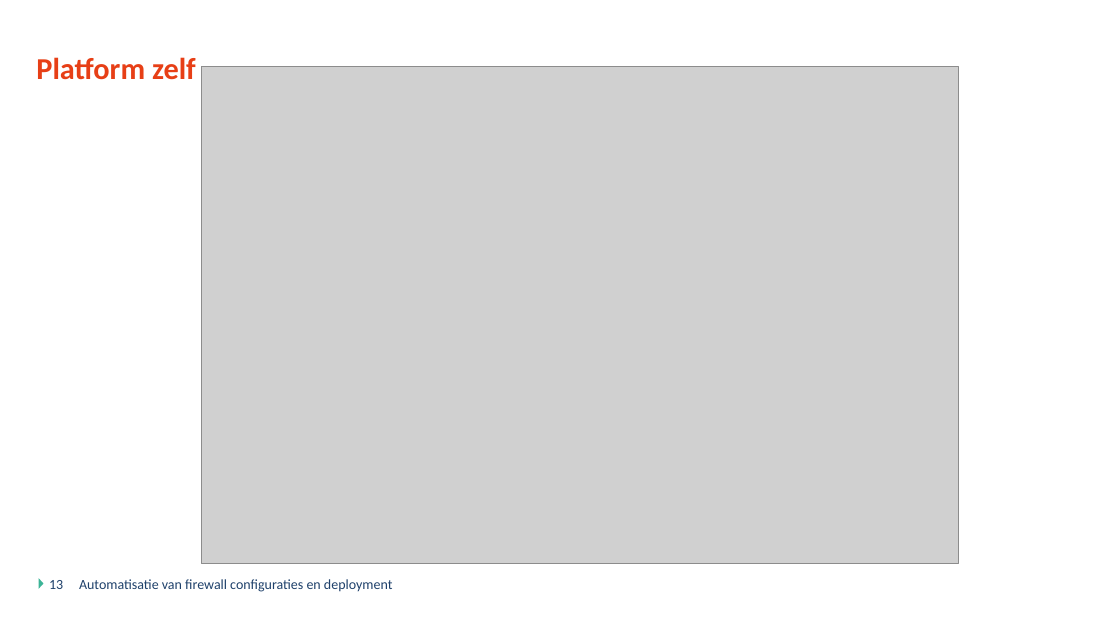
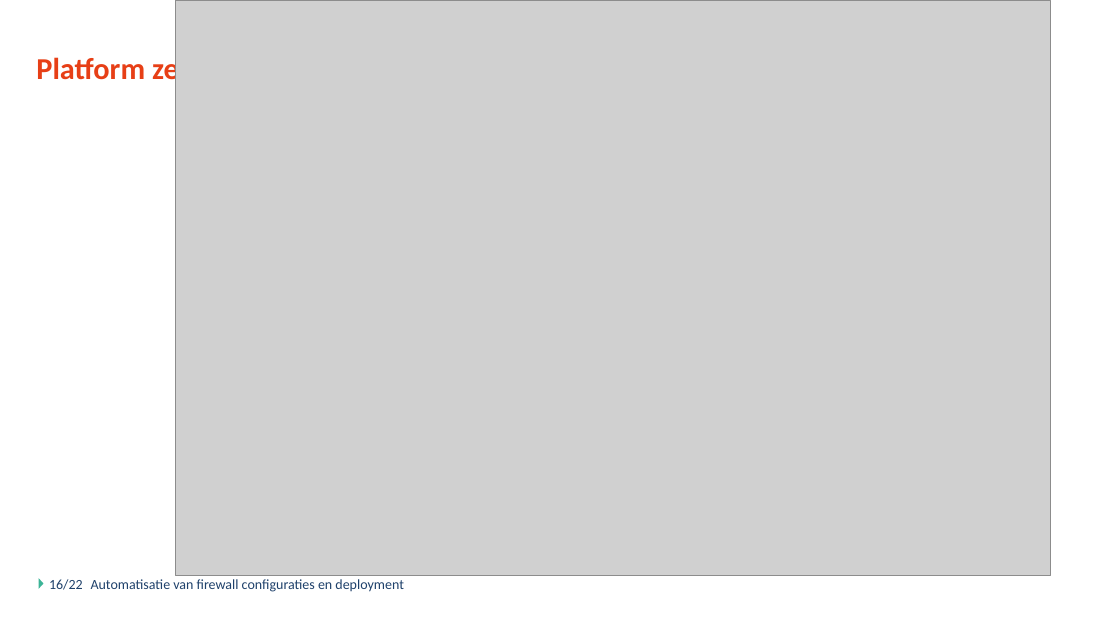
Before and after one commit to GerritVanMol/FirewallDeploymentPlatform, a slide deck: slide 16 of Documents/BachelorProef_VanMol_Gerrit_Verdediging.pptx (slide 13 before the commit). Drawn at 1120x630 pixels with LibreOffice and Linux fonts; fonts in the diff are those of the drawing; grey boxes stand for pictures; background and template pictures are left out. Boxes give left, top, right and bottom in pixels: in the first picture for what was removed or moved away, otherwise in the second. Text is boxed around its words. In the diff, an @@ line names an element or a change of style, - is before the commit and + after.

```diff
--- a/Documents/BachelorProef_VanMol_Gerrit_Verdediging.pptx
+++ b/Documents/BachelorProef_VanMol_Gerrit_Verdediging.pptx
@@ picture: place and size @@
-picture at bbox=[201, 66, 958, 564]
+picture at bbox=[176, 0, 1051, 576]
@@ page number at bbox=[49, 579, 83, 590]: text changed @@
-13
+16/22
@@ text "Automatisatie van firewall configuraties en ...": place and size @@
-text "Automatisatie van firewall configuraties en ..." at bbox=[79, 579, 393, 592]
+text "Automatisatie van firewall configuraties en ..." at bbox=[91, 579, 404, 592]
```
Also in this commit, not shown: 11 other slides changed, 3 slides added, 4 other files.
